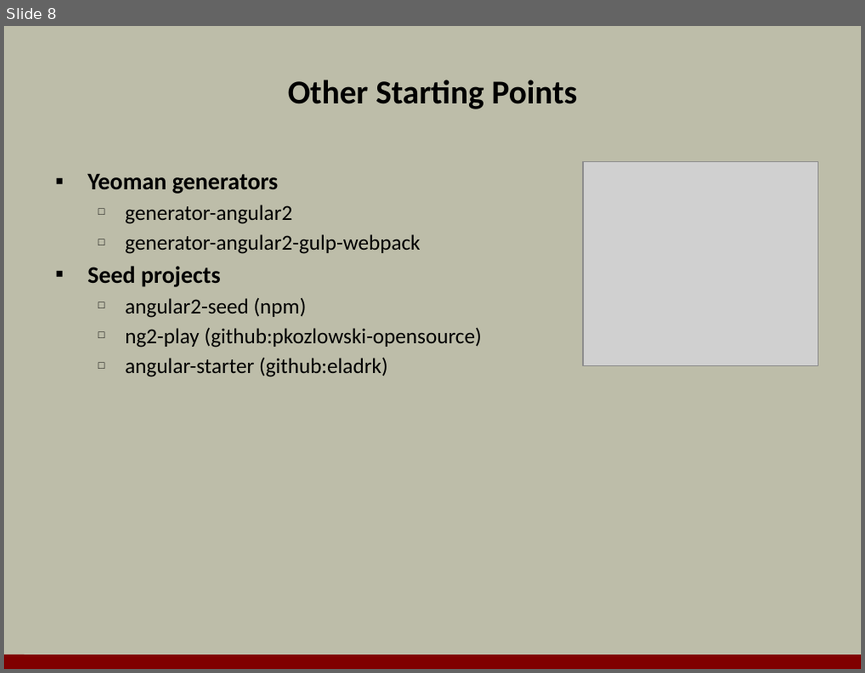
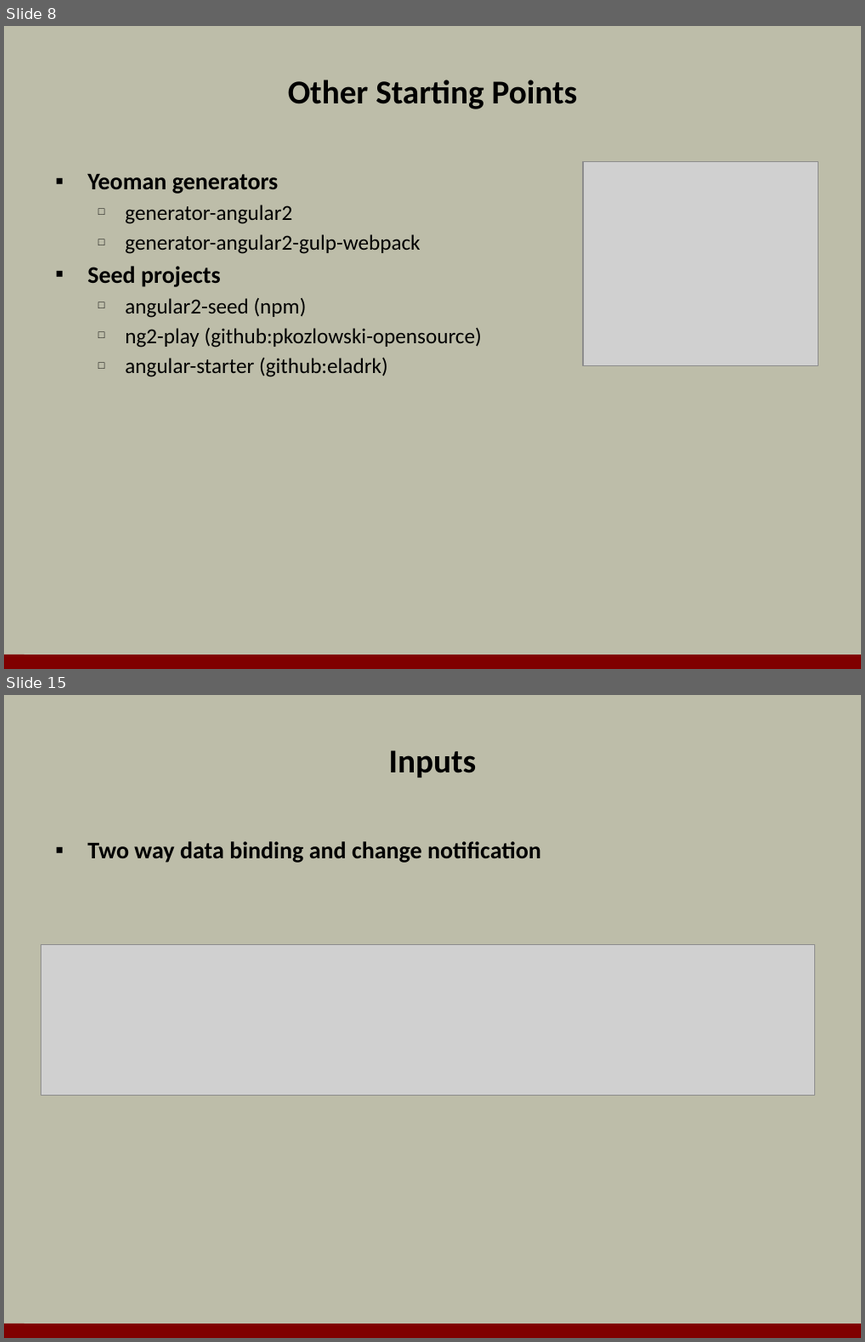
Before and after one commit to OdeToCode/classes, a slide deck: angular2/slides/01_Introduction.pptx. Shown one above the other, each under a label of ours: slide 8 before the commit, slides 8 and 15 after it; the slides between them are not shown. The pictures are 865x673 and 865x1342 pixels, drawn with LibreOffice and Linux fonts; fonts in the diff are those of the drawing; grey boxes stand for pictures; background and template pictures are left out. Boxes give left, top, right and bottom in pixels: in the first picture for what was removed or moved away, otherwise in the second. Text is boxed around its words. In the diff, an @@ line names an element or a change of style, - is before the commit and + after.

```diff
--- a/angular2/slides/01_Introduction.pptx
+++ b/angular2/slides/01_Introduction.pptx
@@ slide 15 added at (x1=4, y1=695, x2=861, y2=1338), background #BDBDA9; not listed: 1 template element that a slide beside it also shows @@
@@ title added at (x1=389, y1=750, x2=477, y2=777), 28 pt, text #000000, bold @@
+Inputs
@@ text added at (x1=87, y1=841, x2=541, y2=862), 20 pt, text #000000, bold @@
+▪ Two way data binding and change notification
@@ picture added at (x1=41, y1=945, x2=814, y2=1096) @@
```
Also in this commit, not shown: 3 slides changed, 13 other slides added, 1 slide removed, 1 other file.
